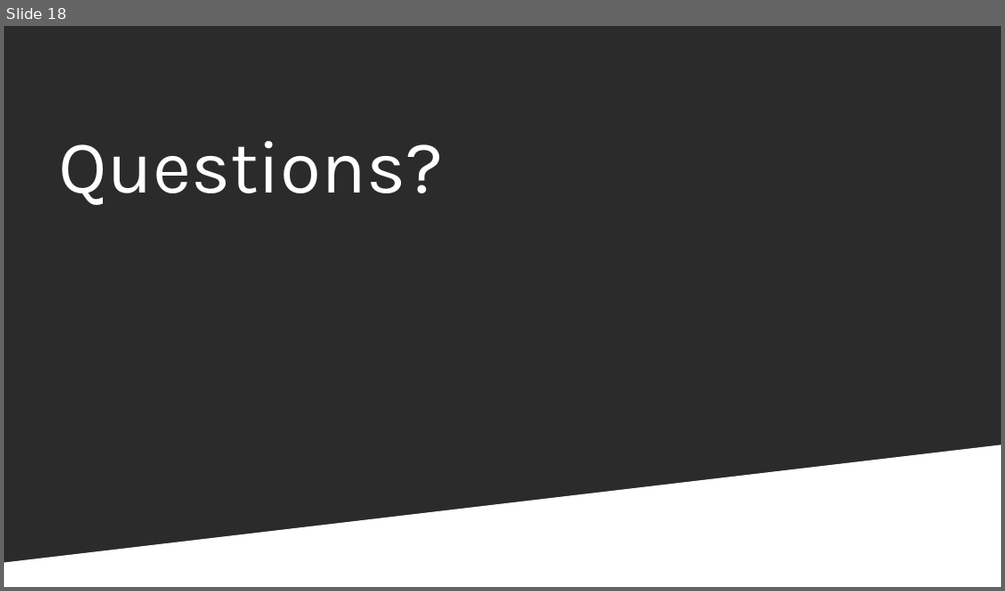
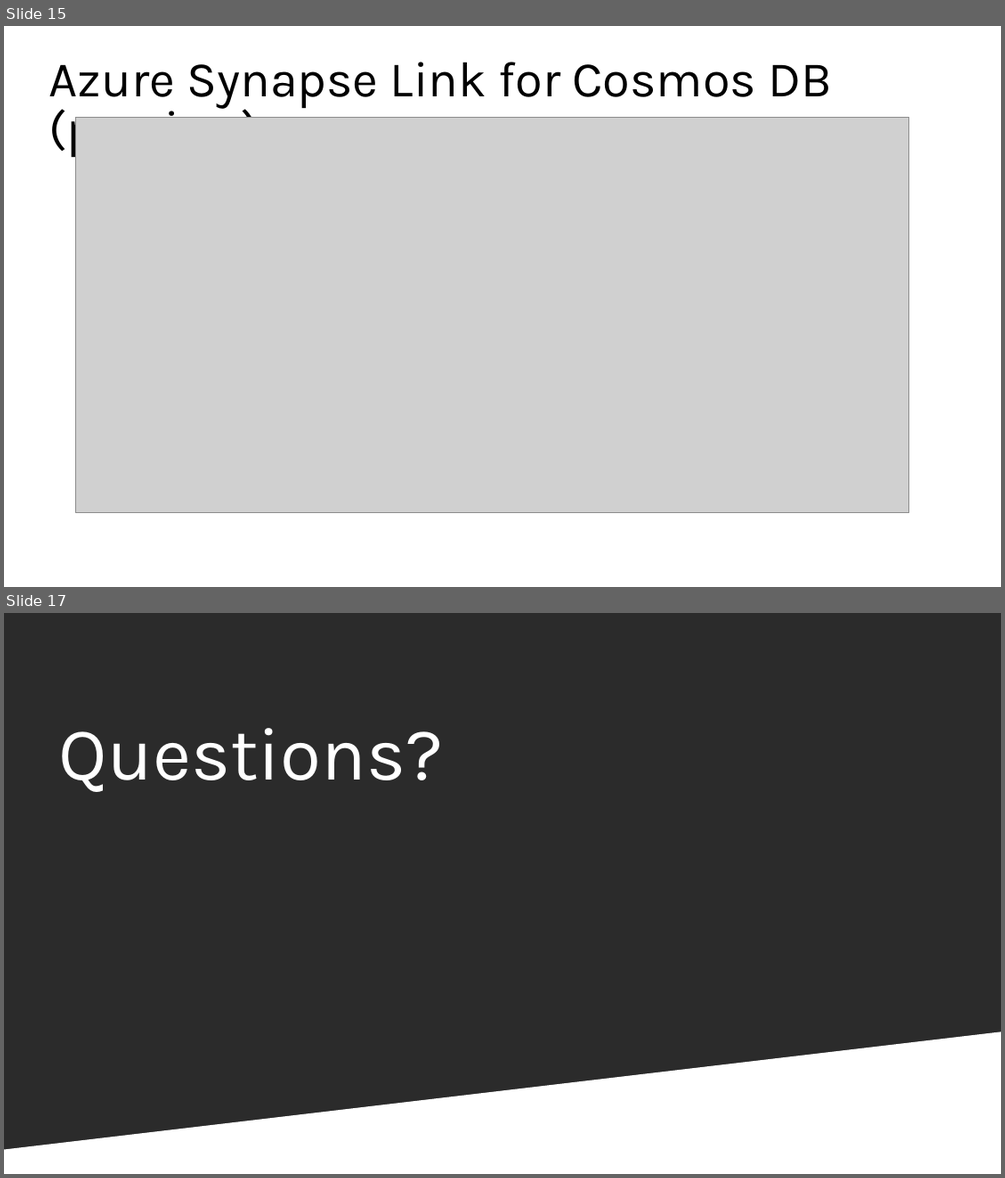
Before and after one commit to sidneyocirqueira/azure-synapse-analytics, a slide deck: PPTs/PASS_Marathon_Portuguese_AzureSynapseAnalytics.pptx. Shown one above the other, each under a label of ours: slide 18 before the commit, slides 15 and 17 after it; the slides between them are not shown. The pictures are 1005x591 and 1005x1178 pixels, drawn with LibreOffice and Linux fonts; fonts in the diff are those of the drawing; grey boxes stand for pictures; background and template pictures are left out; a plain dark background stands for a picture behind light text. Boxes give left, top, right and bottom in pixels: in the first picture for what was removed or moved away, otherwise in the second. Text is boxed around its words. In the diff, an @@ line names an element or a change of style, - is before the commit and + after.

```diff
--- a/PPTs/PASS_Marathon_Portuguese_AzureSynapseAnalytics.pptx
+++ b/PPTs/PASS_Marathon_Portuguese_AzureSynapseAnalytics.pptx
@@ slide 15 added at bbox=[4, 26, 1001, 587], background #FFFFFF @@
@@ title added at bbox=[49, 62, 833, 157], 36 pt, text #000000 @@
+Azure Synapse Link for Cosmos DB (preview)
@@ picture added at bbox=[76, 117, 908, 513] @@
@@ what was slide 18 is now slide 17 @@
```
Also in this commit, not shown: 3 slides changed, 2 other slides added, 4 slides removed.
